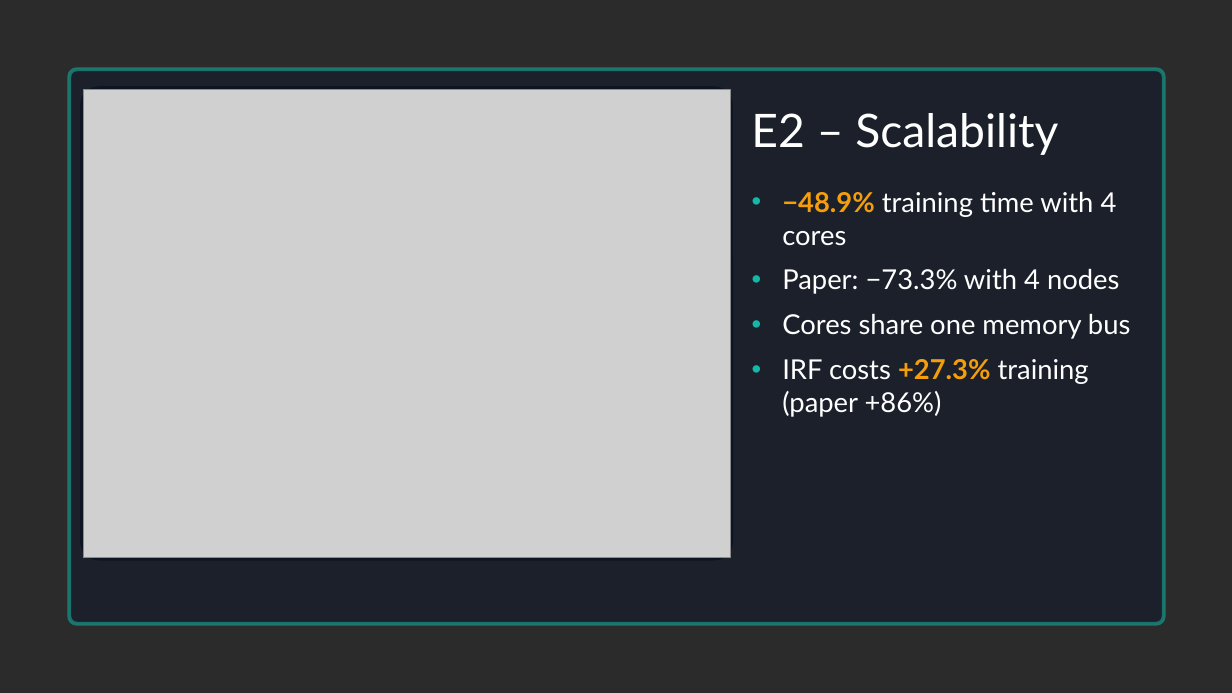
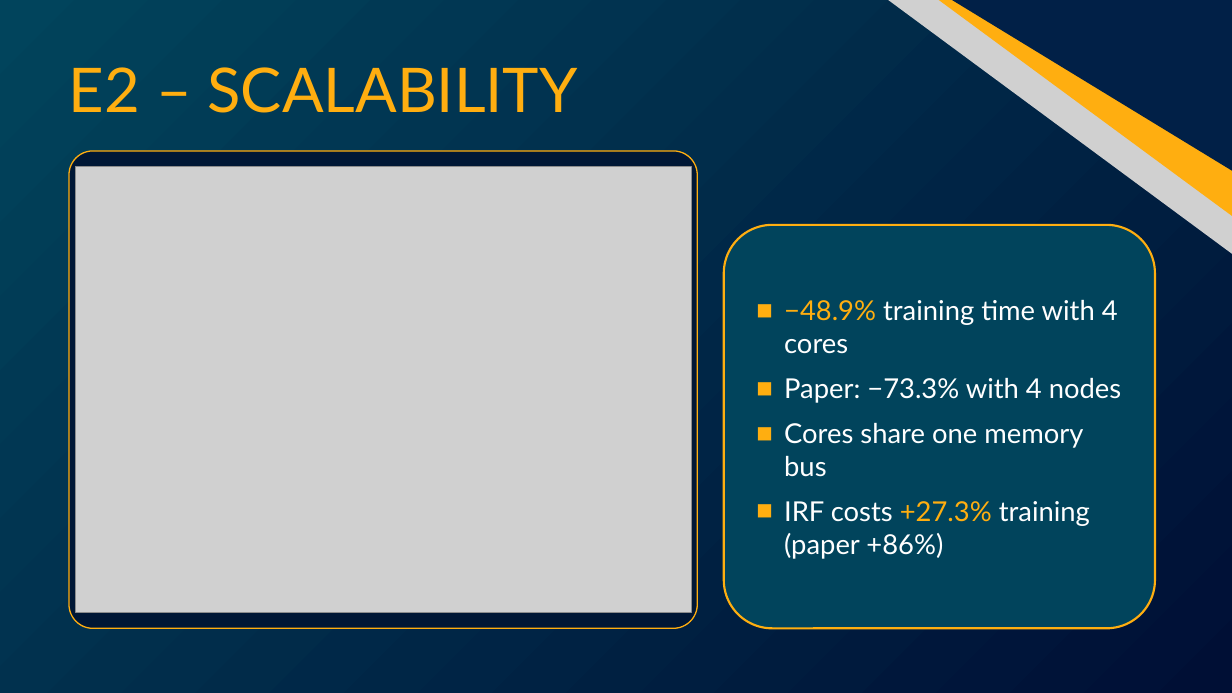
Before and after one commit to amnaaljasmi701/ai508-bearing-irf-reproduction, a slide deck: slide 14 of report/AI508_A2_Presentation.pptx. Drawn at 1232x693 pixels with LibreOffice and Linux fonts; fonts in the diff are those of the drawing; grey boxes stand for pictures; background and template pictures are left out; a plain dark background stands for a picture behind light text. Boxes give left, top, right and bottom in pixels: in the first picture for what was removed or moved away, otherwise in the second. Text is boxed around its words. In the diff, an @@ line names an element or a change of style, - is before the commit and + after.

```diff
--- a/report/AI508_A2_Presentation.pptx
+++ b/report/AI508_A2_Presentation.pptx
@@ background picture (left out) to gradient #01445C to #000F35 @@
@@ freeform shape added at box(462, 0, 1232, 527), fill #FFAE10 @@
@@ freeform shape added at box(469, 0, 1232, 468), fill #012047 @@
@@ picture added at box(686, 0, 1232, 563) @@
@@ text at box(69, 67, 578, 113): text changed; size 54 to 72 pt; text colour #FFFFFF to #FFAE10 @@
-E2 – Scalability
+E2 – SCALABILITY
@@ freeform shape removed at box(69, 69, 1164, 623) @@
@@ rounded rectangle: place and size @@
-rounded rectangle at box(80, 86, 733, 561)
+rounded rectangle at box(69, 151, 697, 628)
@@ rounded rectangle at box(69, 151, 697, 628): fill #0B1220 at 78% opacity to #001735; outline none to #FFAE10 1.5 pt; proportions changed @@
@@ picture: place and size @@
-picture at box(83, 89, 730, 557)
+picture at box(75, 166, 691, 612)
@@ rounded rectangle "−48.9% training time with 4 ...": place and size @@
-rounded rectangle "−48.9% training time with 4 ..." at box(782, 192, 1130, 417)
+rounded rectangle "−48.9% training time with 4 ..." at box(724, 225, 1155, 628)
@@ rounded rectangle "−48.9% training time with 4 ..." at box(724, 225, 1155, 628): text colour #F59E0B to #FFAE10, bold off in "−48.9%", "+27.3%"; bullet • to ■; bullet colour #14B8A6 to #FFAE10; vertical alignment top to middle; fill none to #01445C; outline none to #FFAE10 2.5 pt @@
```
Also in this commit, not shown: 17 other slides changed, 1 slide added, 1 slide removed, 8 other files.
